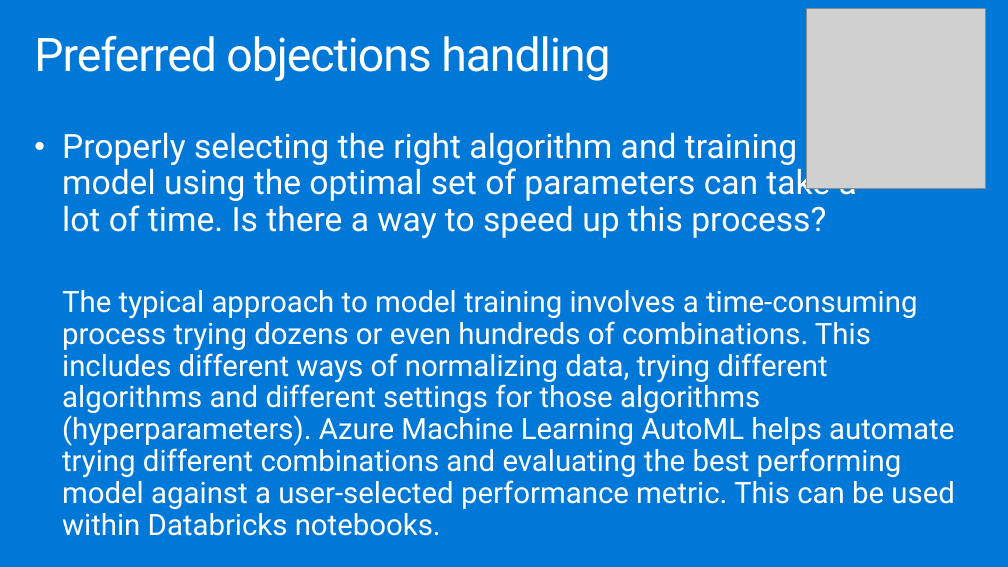
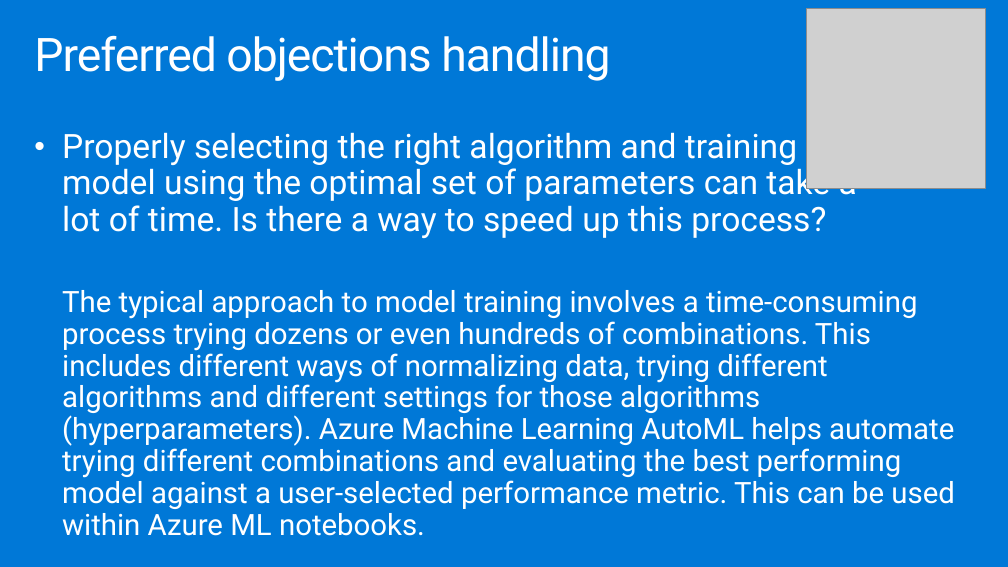
Before and after one commit to testjiho/innovative-fraud-detection, a slide deck: slide 29 of Whiteboard design session/WDS trainer presentation - Cosmos DB Real Time Advanced Analytics.pptx. Drawn at 1008x567 pixels with LibreOffice and Linux fonts; fonts in the diff are those of the drawing; grey boxes stand for pictures. Boxes give left, top, right and bottom in pixels: in the first picture for what was removed or moved away, otherwise in the second. Text is boxed around its words. In the diff, an @@ line names an element or a change of style, - is before the commit and + after.

```diff
--- a/Whiteboard design session/WDS trainer presentation - Cosmos DB Real Time Advanced Analytics.pptx
+++ b/Whiteboard design session/WDS trainer presentation - Cosmos DB Real Time Advanced Analytics.pptx
@@ text at [62, 290, 954, 536]: text changed @@
-  The typical approach to model training involves a time-consuming process trying dozens or even hundreds of combinations. This includes different ways of normalizing data, trying different algorithms and different settings for those algorithms (hyperparameters). Azure Machine Learning AutoML helps automate trying different combinations and evaluating the best performing model against a user-selected performance metric. This can be used within Databricks notebooks.
+  The typical approach to model training involves a time-consuming process trying dozens or even hundreds of combinations. This includes different ways of normalizing data, trying different algorithms and different settings for those algorithms (hyperparameters). Azure Machine Learning AutoML helps automate trying different combinations and evaluating the best performing model against a user-selected performance metric. This can be used within Azure ML notebooks.
```
Also in this commit, not shown: 7 other slides changed, 3 slides added, 3 slides removed, 1 other file.
